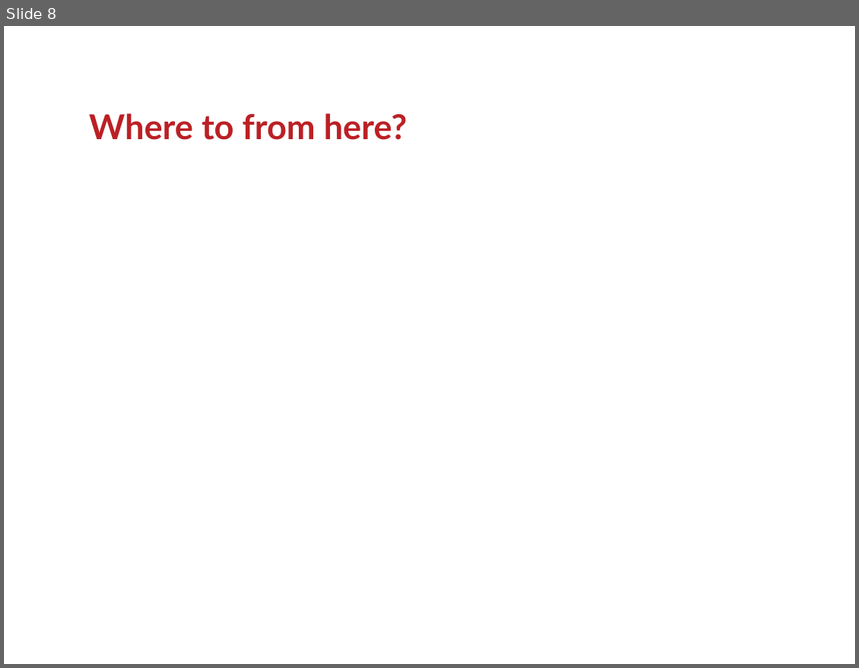
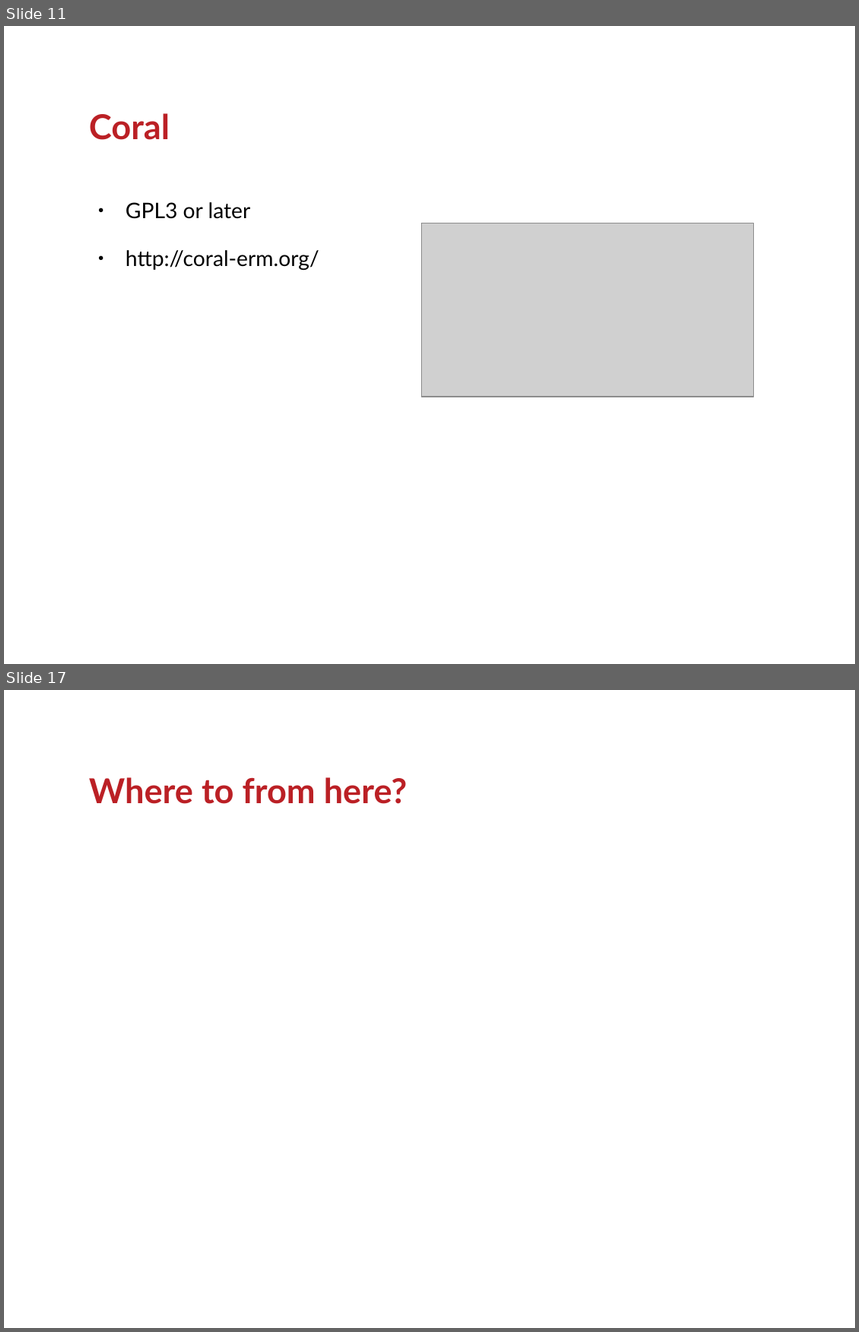
Before and after one commit to ranginui/presentation, a slide deck: kohaconclave/opensource_erm/erm.odp. Shown one above the other, each under a label of ours: slide 8 before the commit, slides 11 and 17 after it; the slides between them are not shown. The pictures are 859x668 and 859x1332 pixels, drawn with LibreOffice and Linux fonts; fonts in the diff are those of the drawing; grey boxes stand for pictures; background and template pictures are left out. Boxes give left, top, right and bottom in pixels: in the first picture for what was removed or moved away, otherwise in the second. Text is boxed around its words. In the diff, an @@ line names an element or a change of style, - is before the commit and + after.

```diff
--- a/kohaconclave/opensource_erm/erm.odp
+++ b/kohaconclave/opensource_erm/erm.odp
@@ slide 11 added at [4,26,855,664], background #FFFFFF @@
@@ title added at [89,113,170,140], 32 pt, text #BB2025, bold @@
+Coral
@@ text added at [126,202,319,270], 20 pt, text #000000 @@
+● GPL3 or later
+● http://coral-erm.org/
@@ picture added at [422,224,754,398] @@
@@ what was slide 8 is now slide 17 @@
```
Also in this commit, not shown: 2 slides changed, 10 other slides added, 1 slide removed.
